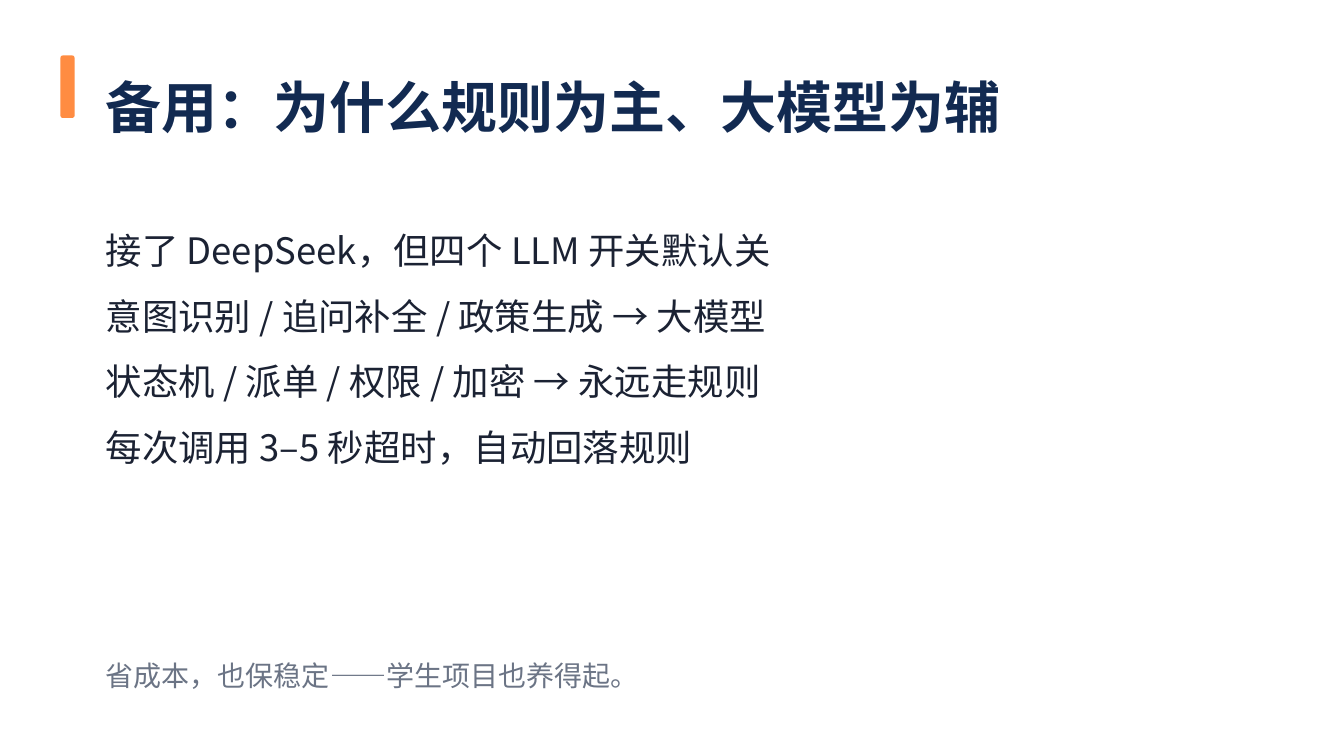
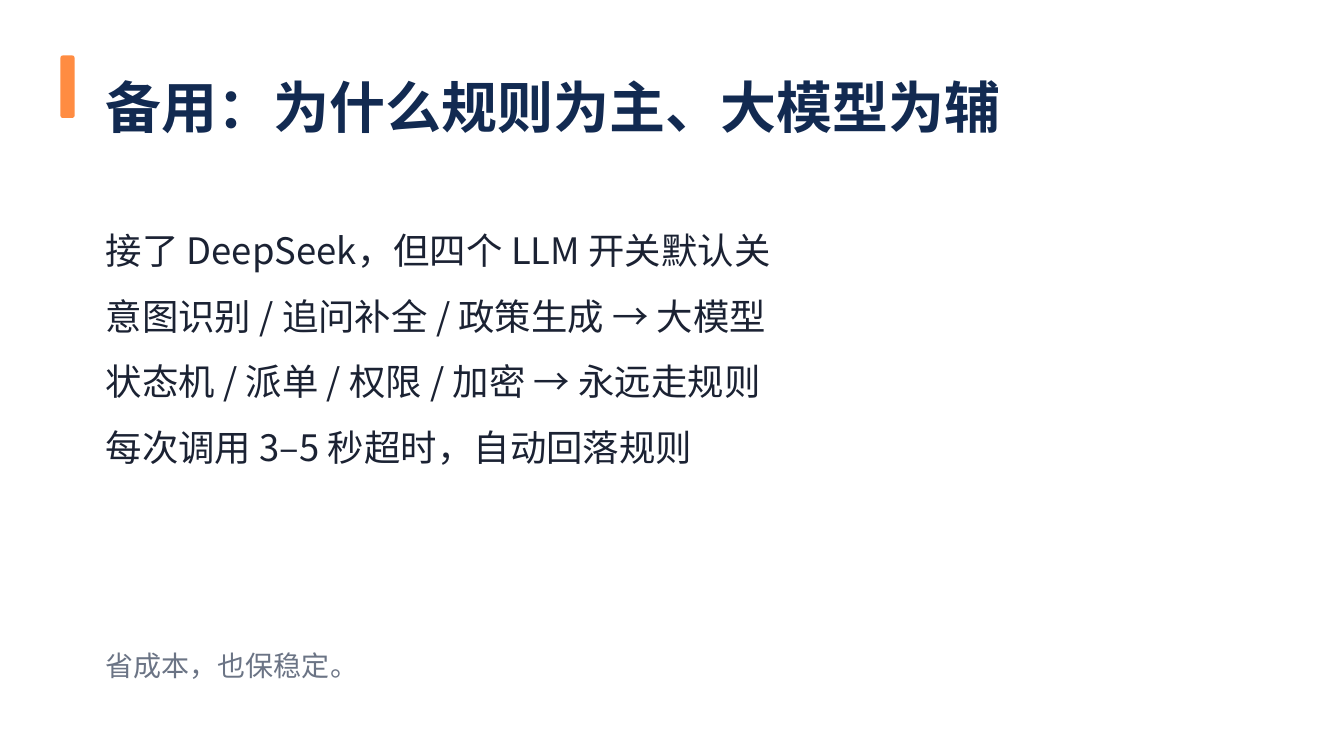
Before and after one commit to woshuofengsu/campus-insight-agent, a slide deck: slide 12 of docs/competition/9月22日路演-社区先知.pptx (slide 9 before the commit). Drawn at 1344x756 pixels with LibreOffice and Linux fonts; fonts in the diff are those of the drawing. Boxes give left, top, right and bottom in pixels: in the first picture for what was removed or moved away, otherwise in the second. Text is boxed around its words. In the diff, an @@ line names an element or a change of style, - is before the commit and + after.

```diff
--- a/docs/competition/9月22日路演-社区先知.pptx
+++ b/docs/competition/9月22日路演-社区先知.pptx
@@ text at bbox=[106, 652, 358, 679]: text changed @@
-省成本，也保稳定——学生项目也养得起。
+省成本，也保稳定。
```
Also in this commit, not shown: 13 other slides changed, 1 other file.
